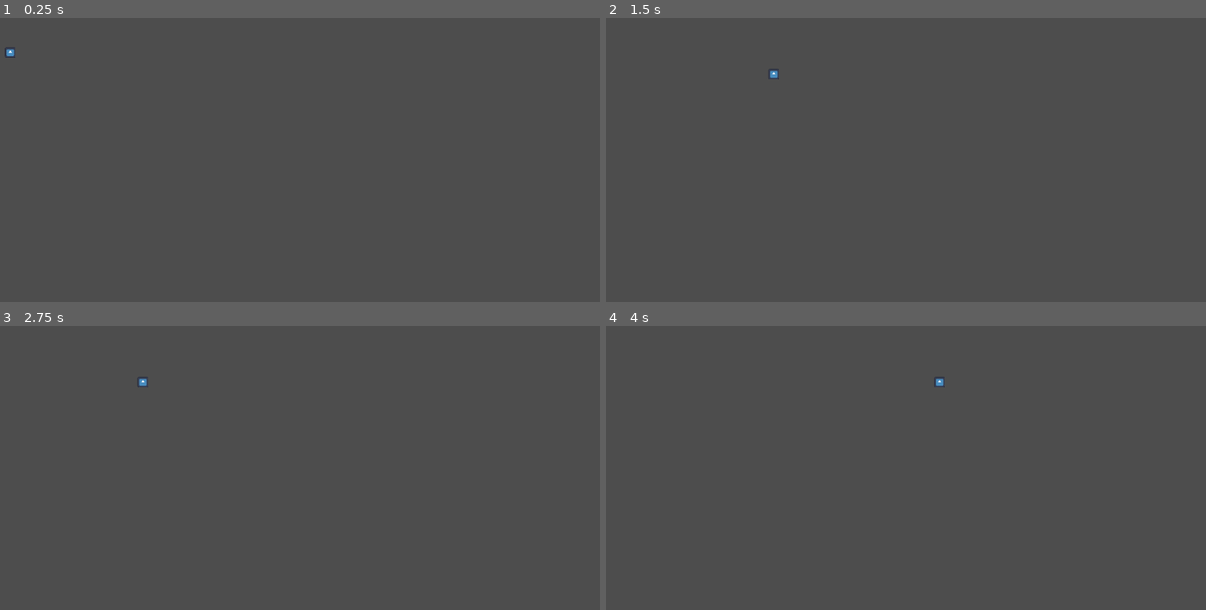
Above: before the commit, frames 1-4 (two rows, left to right).
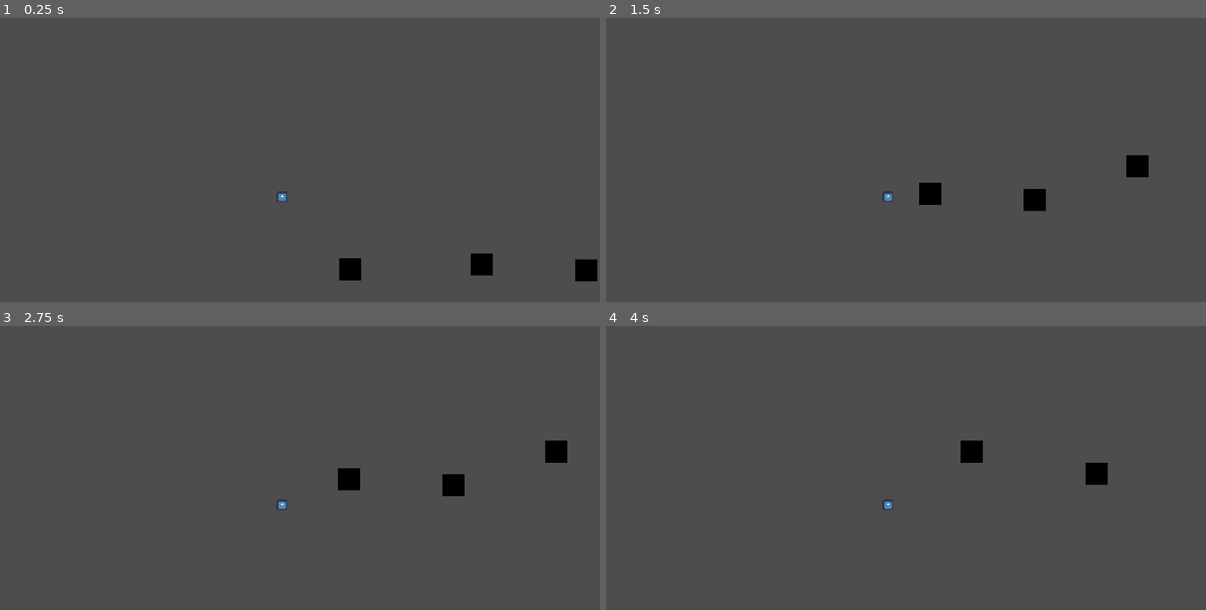
Above: after the commit, the same moments.

Repository: CristianUnq/GodotJamJuego
Game: Godot game, scene res://scenes/main.tscn
The game is run twice, just before and just after one commit, with the same random seed, the same clock (stepped at 60 frames per second) and the same inputs. Before the commit the project starts from res://main.tscn. The engine's default icon, where the game draws it, is replaced by a stand-in: a white triangle on a blue panel in a dark square.
Inputs:
- Up to frame 1 (0.25 s): no input
- Up to frame 2 (1.5 s): tap Enter (ui_accept) at 0.5, 0.77 s; hold Right (ui_right) from 0.53 s (still down)
- Up to frame 3 (2.75 s): tap Enter (ui_accept) at 1.52 s; release Right (ui_right) at 2.03 s; hold Left (ui_left) from 2.03 s (still down)
- Up to frame 4 (4 s): release Left (ui_left) at 2.78 s; hold Right (ui_right) from 2.78 s (still down); tap Enter (ui_accept) at 3.02, 3.77 s

The runs differ from the first frame. In frame 1, 1.0% of the frame differs, in the area x 0-100%, y 10-93%; in frame 2, 1.0%, in the area x 27-91%, y 17-69%; in frame 3, 1.0%; in frame 4, 0.7%.

Commit message:
se agregan asset, y comportamiento de los objetos para ser recogidos

Diff:
--- a/tradiciones-perdidas/main.tscn
+++ /dev/null
@@ -1,15 +0,0 @@
-[gd_scene format=3 uid="uid://5gjevsvvuko0"]
-
-[ext_resource type="PackedScene" uid="uid://ddql7jyom53ar" path="res://character_body_2d.tscn" id="1_ig7tw"]
-
-[sub_resource type="WorldBoundaryShape2D" id="WorldBoundaryShape2D_0xm2m"]
-distance = -111.0
-
-[node name="Main" type="Node2D" unique_id=589801518]
-
-[node name="CharacterBody2D" parent="." unique_id=1015952309 instance=ExtResource("1_ig7tw")]
-
-[node name="StaticBody2D" type="StaticBody2D" parent="." unique_id=353768770]
-
-[node name="CollisionShape2D" type="CollisionShape2D" parent="StaticBody2D" unique_id=1741742101]
-shape = SubResource("WorldBoundaryShape2D_0xm2m")
--- a/tradiciones-perdidas/character_body_2d.tscn
+++ b/tradiciones-perdidas/scenes/character_body_2d.tscn
@@ -1,6 +1,6 @@
 [gd_scene format=3 uid="uid://ddql7jyom53ar"]
 
-[ext_resource type="Script" uid="uid://dtjipxpe8c655" path="res://character_body_2d.gd" id="1_f50pn"]
+[ext_resource type="Script" uid="uid://dtjipxpe8c655" path="res://scripts/character_body_2d.gd" id="1_f50pn"]
 [ext_resource type="Texture2D" uid="uid://frb1psyy6jyu" path="res://icon.svg" id="2_ij6vw"]
 
 [sub_resource type="RectangleShape2D" id="RectangleShape2D_ij6vw"]
--- /dev/null
+++ b/tradiciones-perdidas/scenes/main.tscn
@@ -0,0 +1,35 @@
+[gd_scene format=3 uid="uid://5gjevsvvuko0"]
+
+[ext_resource type="PackedScene" uid="uid://ddql7jyom53ar" path="res://scenes/character_body_2d.tscn" id="1_o5qli"]
+[ext_resource type="PackedScene" uid="uid://byknjuo8bcrgl" path="res://scenes/object.tscn" id="2_0wfyh"]
+
+[sub_resource type="WorldBoundaryShape2D" id="WorldBoundaryShape2D_0xm2m"]
+distance = -111.0
+
+[node name="Main" type="Node2D" unique_id=589801518]
+
+[node name="CharacterBody2D" parent="." unique_id=1015952309 instance=ExtResource("1_o5qli")]
+position = Vector2(147, 391)
+
+[node name="Camera2D" type="Camera2D" parent="CharacterBody2D" unique_id=286849057]
+
+[node name="StaticBody2D" type="StaticBody2D" parent="." unique_id=353768770]
+position = Vector2(70, 488)
+
+[node name="CollisionShape2D" type="CollisionShape2D" parent="StaticBody2D" unique_id=1741742101]
+shape = SubResource("WorldBoundaryShape2D_0xm2m")
+
+[node name="Object" parent="." unique_id=579737070 instance=ExtResource("2_0wfyh")]
+position = Vector2(270, 551)
+
+[node name="Object2" parent="." unique_id=1468653198 instance=ExtResource("2_0wfyh")]
+position = Vector2(1109, 532)
+
+[node name="Object3" parent="." unique_id=2066003908 instance=ExtResource("2_0wfyh")]
+position = Vector2(883, 492)
+
+[node name="Object4" parent="." unique_id=893956957 instance=ExtResource("2_0wfyh")]
+position = Vector2(697, 553)
+
+[node name="Object5" parent="." unique_id=44374150 instance=ExtResource("2_0wfyh")]
+position = Vector2(508, 542)
--- /dev/null
+++ b/tradiciones-perdidas/scenes/object.tscn
@@ -0,0 +1,23 @@
+[gd_scene format=3 uid="uid://byknjuo8bcrgl"]
+
+[ext_resource type="Script" uid="uid://ph5pb56yiugo" path="res://scripts/object.gd" id="1_pkda2"]
+
+[sub_resource type="RectangleShape2D" id="RectangleShape2D_egkf8"]
+size = Vector2(40, 40)
+
+[node name="Object" type="Area2D" unique_id=579737070]
+script = ExtResource("1_pkda2")
+metadata/_edit_group_ = true
+
+[node name="ColorRect" type="ColorRect" parent="." unique_id=406185046]
+offset_left = -19.0
+offset_top = -19.0
+offset_right = 21.0
+offset_bottom = 21.0
+color = Color(0, 0, 0, 1)
+
+[node name="CollisionShape2D" type="CollisionShape2D" parent="." unique_id=1332106472]
+position = Vector2(1, 1)
+shape = SubResource("RectangleShape2D_egkf8")
+
+[connection signal="body_entered" from="." to="." method="_on_body_entered"]
--- /dev/null
+++ b/tradiciones-perdidas/scripts/object.gd
@@ -0,0 +1,6 @@
+extends Area2D
+
+
+
+func _on_body_entered(body: Node2D) -> void:
+	self.queue_free()
Binary file added: tradiciones-perdidas/assets/TX Chest Animation.png
Not shown, added: tradiciones-perdidas/assets/TX Chest Animation.png.import
Binary file added: tradiciones-perdidas/assets/TX FX Flame.png
Not shown, added: tradiciones-perdidas/assets/TX FX Flame.png.import
Binary file added: tradiciones-perdidas/assets/TX FX Torch Flame.png
Not shown, added: tradiciones-perdidas/assets/TX FX Torch Flame.png.import
Binary file added: tradiciones-perdidas/assets/TX Tileset Ground.png
Not shown, added: tradiciones-perdidas/assets/TX Tileset Ground.png.import
Binary file added: tradiciones-perdidas/assets/TX Village Props.png
Not shown, added: tradiciones-perdidas/assets/TX Village Props.png.import
Renamed: tradiciones-perdidas/character_body_2d.gd -> tradiciones-perdidas/scripts/character_body_2d.gd
Renamed: tradiciones-perdidas/character_body_2d.gd.uid -> tradiciones-perdidas/scripts/character_body_2d.gd.uid
(and 1 more such lines)
